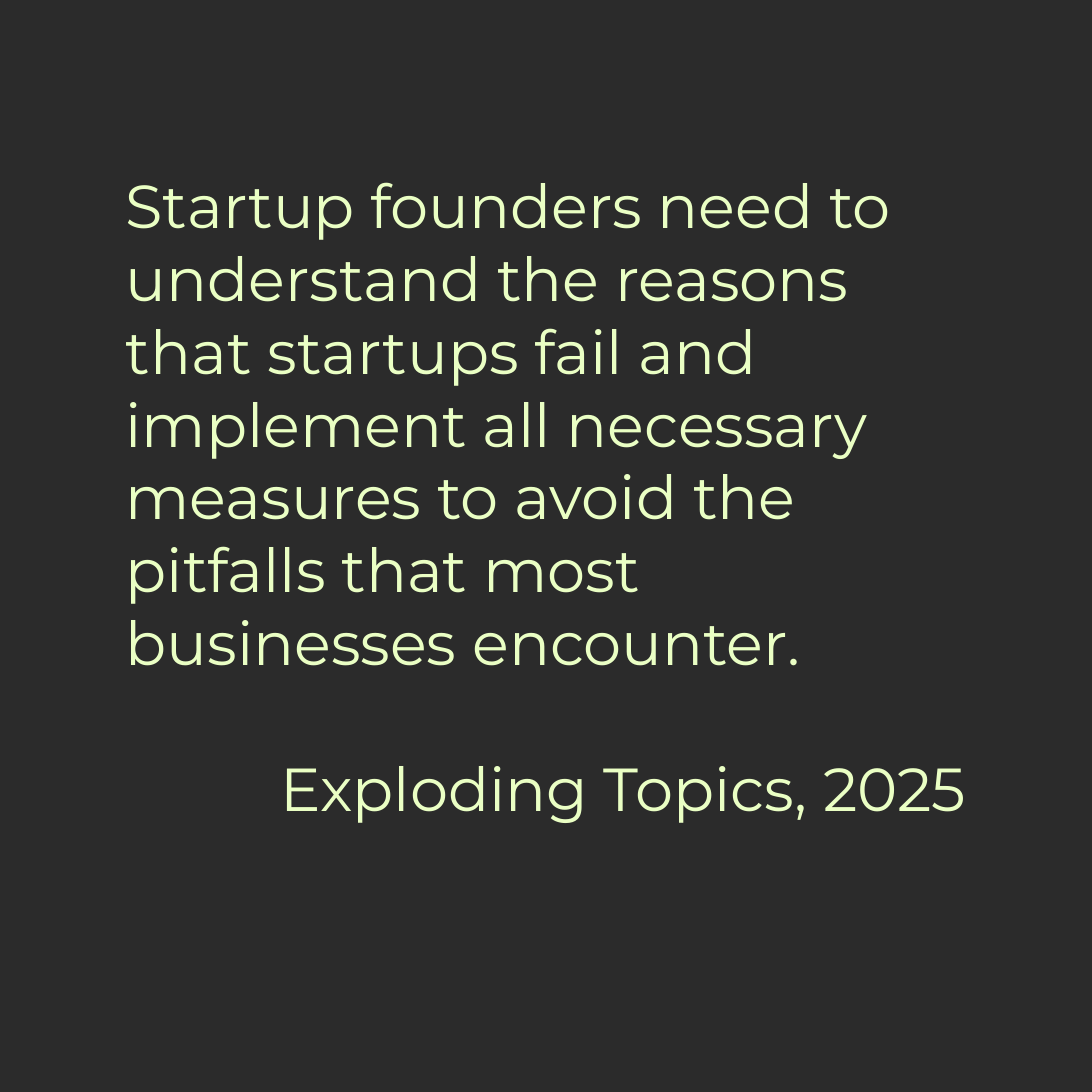
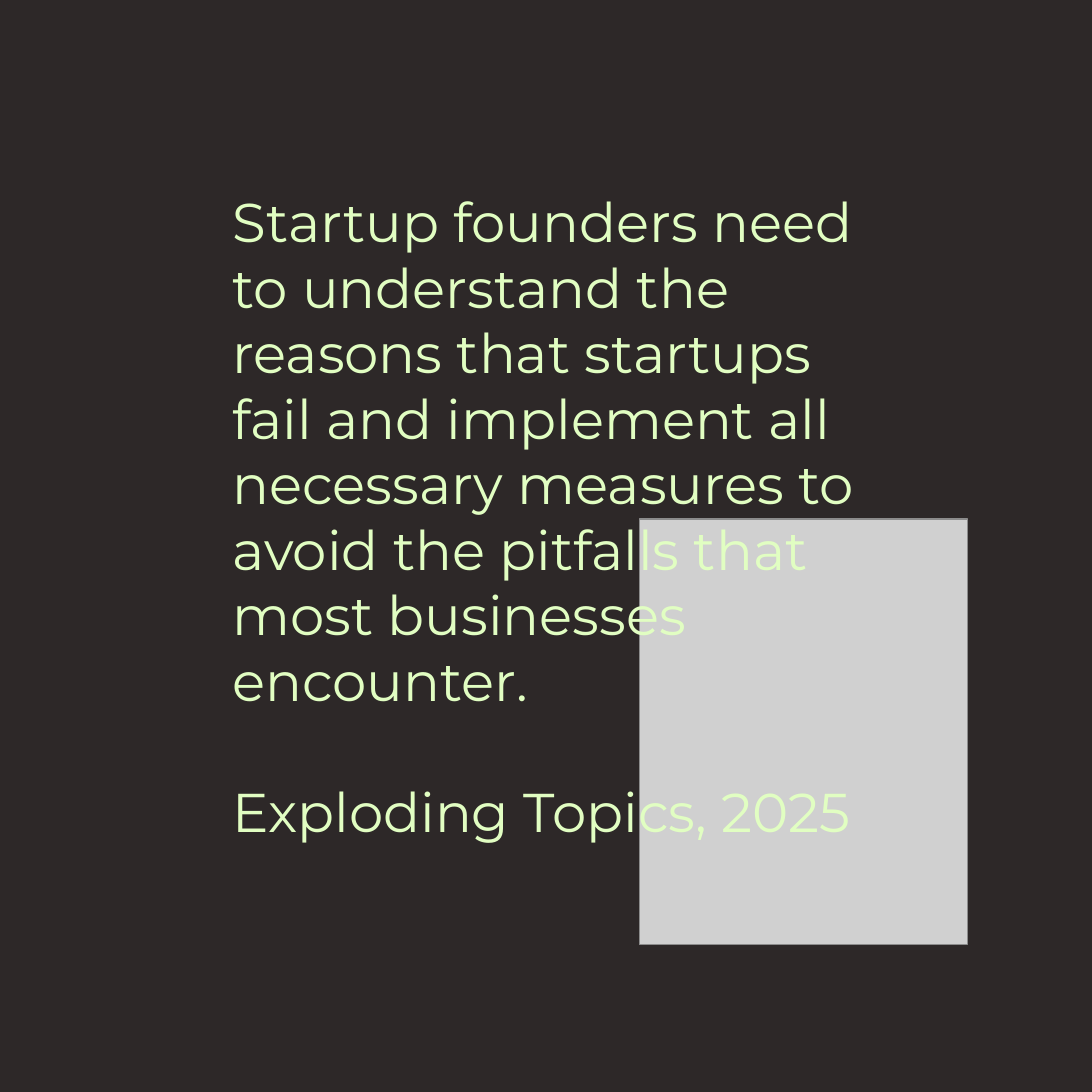
Before and after one commit to jane-korn/sova-mvp, a slide deck: slide 5 of instagram-templates/sova-instagram-templates.pptx (slide 3 before the commit). Drawn at 1092x1092 pixels with LibreOffice and Linux fonts; fonts in the diff are those of the drawing; grey boxes stand for pictures; background and template pictures are left out; a plain dark background stands for a picture behind light text. Boxes give left, top, right and bottom in pixels: in the first picture for what was removed or moved away, otherwise in the second. Text is boxed around its words. In the diff, an @@ line names an element or a change of style, - is before the commit and + after.

```diff
--- a/instagram-templates/sova-instagram-templates.pptx
+++ b/instagram-templates/sova-instagram-templates.pptx
@@ background picture (left out) to #2D2828 @@
@@ text "Startup founders need to understand ...": place and size @@
-text "Startup founders need to understand ..." at <box>126,182,966,823</box>
+text "Startup founders need to understand ..." at <box>233,201,854,845</box>
@@ text "Startup founders need to understand ..." at <box>233,201,854,845</box>: size 40 to 36 pt, text colour #EAFFC4 to #E1FEC2; alignment right to left @@
@@ picture added at <box>640,519,968,945</box> @@
```
Also in this commit, not shown: 2 other slides changed, 3 slides added, 1 slide removed, 4 other files.
